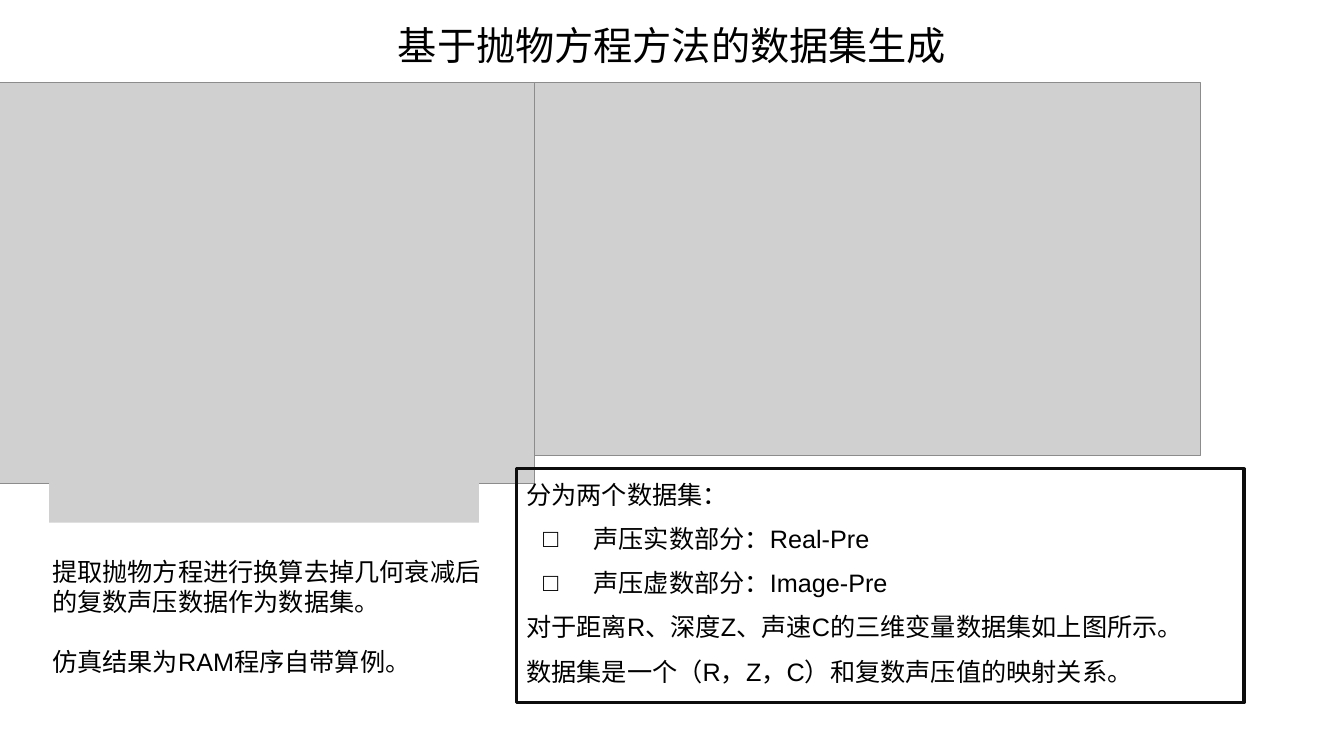
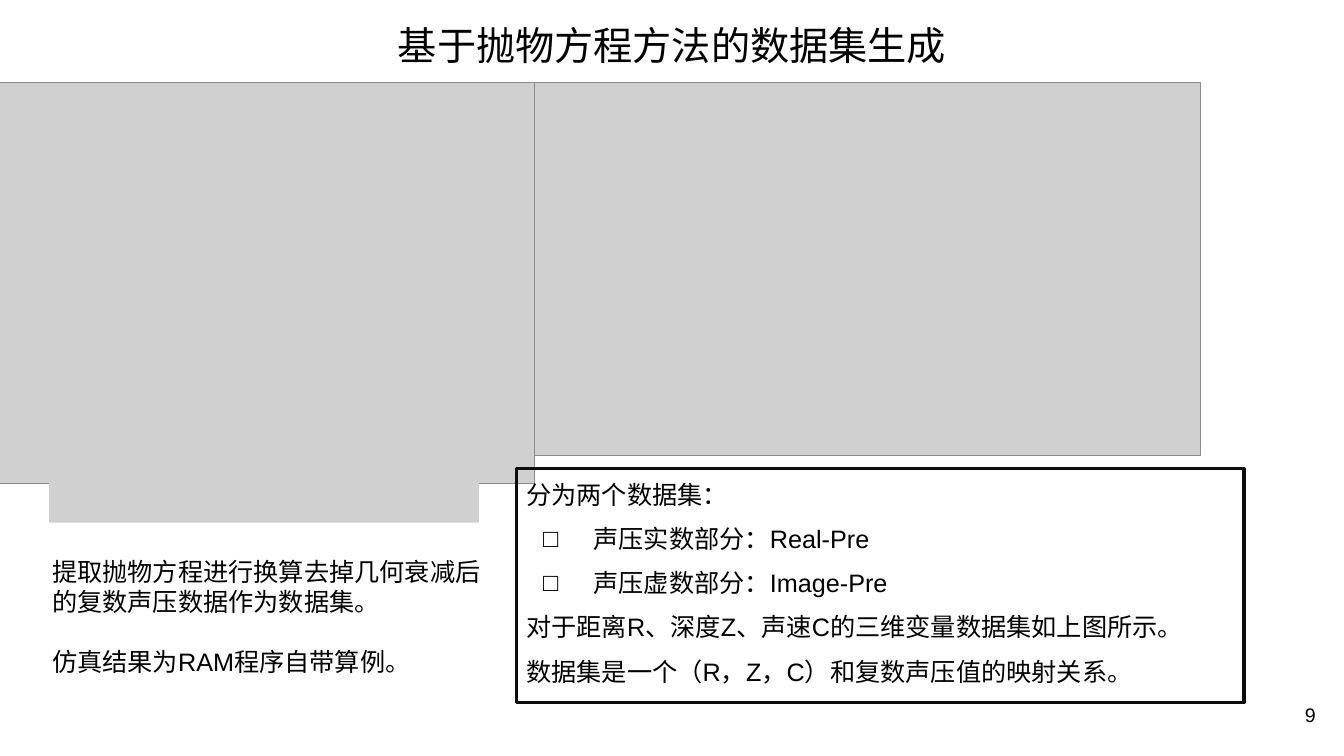
Before and after one commit to MouXuanKang/SoundFieldINN, a slide deck: slide 9 of Presentation.pptx (slide 10 before the commit). Drawn at 1344x756 pixels with LibreOffice and Linux fonts; fonts in the diff are those of the drawing; grey boxes stand for pictures; background and template pictures are left out. Boxes give left, top, right and bottom in pixels: in the first picture for what was removed or moved away, otherwise in the second. Text is boxed around its words. In the diff, an @@ line names an element or a change of style, - is before the commit and + after.

```diff
--- a/Presentation.pptx
+++ b/Presentation.pptx
@@ page number added at [1305, 708, 1316, 723], 14 pt, text #000000 @@
+9
```
Also in this commit, not shown: 7 other slides changed, 4 slides added, 5 slides removed.
